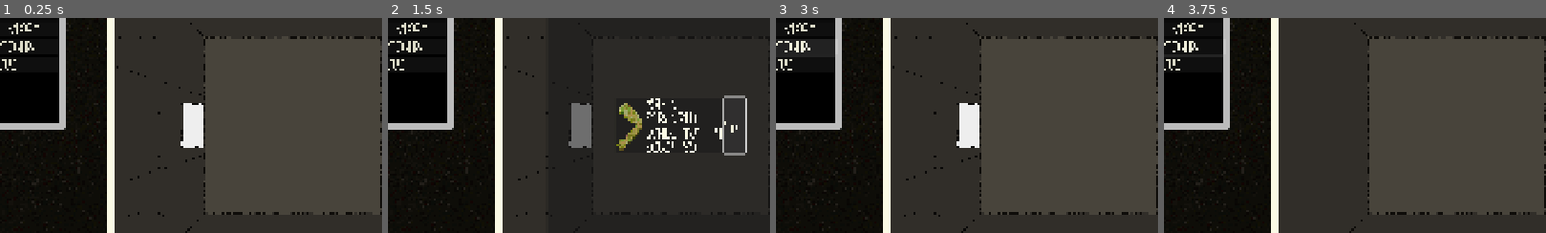
Above: before the commit, frames 1-4 (left to right).
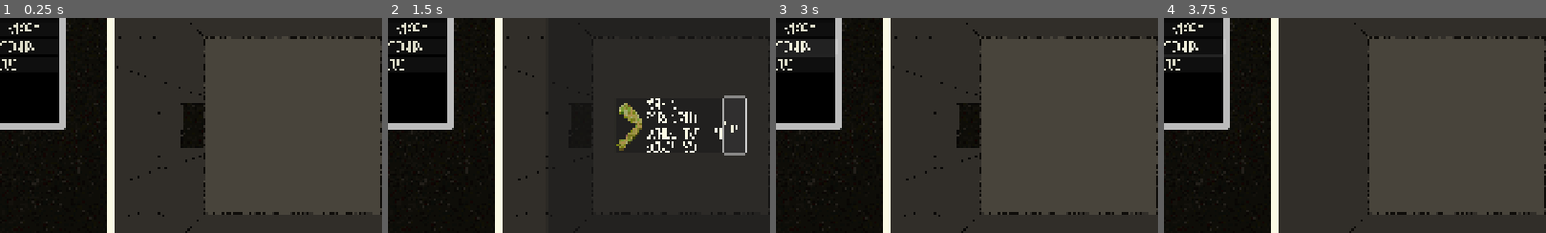
Above: after the commit, the same moments.

Repository: sym-z/arm-to-the-teeth
Game: Godot game, scene res://scenes/testing_level/testing_level.tscn
Two runs of this game, one before a commit and one after it. Both use one fixed random seed, a clock stepped at 60 frames per second and the inputs below. The project has no main scene, so this scene is started directly.
Inputs (mouse positions are % of the whole screen's width and height, from its top left):
- Up to frame 1 (0.25 s): no input
- Up to frame 2 (1.5 s): click "INVENTORY" at 0.5 s; click "EAT" at 1.25 s
- Up to frame 3 (3 s): click "BACK" at 2 s; click "OPTIONS" at 2.75 s
- Up to frame 4 (3.75 s): move the mouse to (72, 45) at 3.52 s; hold D (turn_right) from 3.53 s (still down); click (72, 45) at 3.67 s
The pictures show only the part of the screen within x 12-62%, y 25-75%; the shares and areas given below are measured in that part.

The runs differ from the first frame. In frame 1, 1.1% of the frame differs, in the area x 47-54%, y 39-61%; in frame 2, 1.1%; in frame 3, 1.1%; in frame 4, nothing differs.

Commit message:
New vision bounds texture

Diff:
--- a/src/prefabs/dungeon_viewport/dungeon_viewport.tscn
+++ b/src/prefabs/dungeon_viewport/dungeon_viewport.tscn
@@ -1,7 +1,7 @@
-[gd_scene load_steps=120 format=3 uid="uid://b5lskvgjumjn"]
+[gd_scene load_steps=105 format=3 uid="uid://b5lskvgjumjn"]
 
 [ext_resource type="Script" uid="uid://cdjdv4vrvn21b" path="res://prefabs/dungeon_viewport/dungeon_viewport.gd" id="1_x06gq"]
-[ext_resource type="Texture2D" uid="uid://bickcrqvr3ky1" path="res://assets/visual/prototype_renderer/vision_bounds.png" id="2_i3d71"]
+[ext_resource type="Texture2D" uid="uid://coqqdjdjcdjqg" path="res://assets/visual/ui/prototype_texture_0.png" id="2_catg2"]
 [ext_resource type="Texture2D" uid="uid://d487iunn4nvv" path="res://assets/visual/prototype_renderer/v2/d2_farthest_side_v2.png" id="3_n4cni"]
 [ext_resource type="Texture2D" uid="uid://bepx25oftce6g" path="res://assets/visual/prototype_renderer/v2/d2_farther_center_v2.png" id="4_b4v8s"]
 [ext_resource type="PackedScene" uid="uid://m0ggohtumqml" path="res://prefabs/contents/contents_d2/contents_d2.tscn" id="5_2qty0"]
@@ -18,120 +18,15 @@
 [ext_resource type="Texture2D" uid="uid://btppxc3esug67" path="res://assets/visual/prototype_renderer/v2/d0_side_v3.png" id="22_nhoon"]
 [ext_resource type="Texture2D" uid="uid://bkokwhx6r1h1i" path="res://assets/visual/prototype_renderer/v2/d0_center_v3.png" id="23_6b30m"]
 
-[sub_resource type="AtlasTexture" id="AtlasTexture_74po6"]
-atlas = ExtResource("2_i3d71")
-region = Rect2(0, 0, 896, 896)
-
-[sub_resource type="AtlasTexture" id="AtlasTexture_nppqe"]
-atlas = ExtResource("2_i3d71")
-region = Rect2(896, 0, 896, 896)
-
-[sub_resource type="AtlasTexture" id="AtlasTexture_hys4q"]
-atlas = ExtResource("2_i3d71")
-region = Rect2(1792, 0, 896, 896)
-
-[sub_resource type="AtlasTexture" id="AtlasTexture_fpch3"]
-atlas = ExtResource("2_i3d71")
-region = Rect2(2688, 0, 896, 896)
-
-[sub_resource type="AtlasTexture" id="AtlasTexture_rpaqm"]
-atlas = ExtResource("2_i3d71")
-region = Rect2(3584, 0, 896, 896)
-
-[sub_resource type="AtlasTexture" id="AtlasTexture_n3qpy"]
-atlas = ExtResource("2_i3d71")
-region = Rect2(4480, 0, 896, 896)
-
-[sub_resource type="AtlasTexture" id="AtlasTexture_dyxka"]
-atlas = ExtResource("2_i3d71")
-region = Rect2(5376, 0, 896, 896)
-
-[sub_resource type="AtlasTexture" id="AtlasTexture_n2srb"]
-atlas = ExtResource("2_i3d71")
-region = Rect2(6272, 0, 896, 896)
-
-[sub_resource type="AtlasTexture" id="AtlasTexture_5csd1"]
-atlas = ExtResource("2_i3d71")
-region = Rect2(7168, 0, 896, 896)
-
-[sub_resource type="AtlasTexture" id="AtlasTexture_05jkk"]
-atlas = ExtResource("2_i3d71")
-region = Rect2(8064, 0, 896, 896)
-
-[sub_resource type="AtlasTexture" id="AtlasTexture_3gdbf"]
-atlas = ExtResource("2_i3d71")
-region = Rect2(8960, 0, 896, 896)
-
-[sub_resource type="AtlasTexture" id="AtlasTexture_yjh2r"]
-atlas = ExtResource("2_i3d71")
-region = Rect2(9856, 0, 896, 896)
-
-[sub_resource type="AtlasTexture" id="AtlasTexture_1u8wi"]
-atlas = ExtResource("2_i3d71")
-region = Rect2(10752, 0, 896, 896)
-
-[sub_resource type="AtlasTexture" id="AtlasTexture_xpev0"]
-atlas = ExtResource("2_i3d71")
-region = Rect2(11648, 0, 896, 896)
-
-[sub_resource type="AtlasTexture" id="AtlasTexture_q0po0"]
-atlas = ExtResource("2_i3d71")
-region = Rect2(12544, 0, 896, 896)
-
-[sub_resource type="AtlasTexture" id="AtlasTexture_qabjy"]
-atlas = ExtResource("2_i3d71")
-region = Rect2(13440, 0, 896, 896)
+[sub_resource type="AtlasTexture" id="AtlasTexture_2bd64"]
+atlas = ExtResource("2_catg2")
+region = Rect2(0, 0, 480, 270)
 
 [sub_resource type="SpriteFrames" id="SpriteFrames_wqhcc"]
 animations = [{
 "frames": [{
 "duration": 1.0,
-"texture": SubResource("AtlasTexture_74po6")
-}, {
-"duration": 1.0,
-"texture": SubResource("AtlasTexture_nppqe")
-}, {
-"duration": 1.0,
-"texture": SubResource("AtlasTexture_hys4q")
-}, {
-"duration": 1.0,
-"texture": SubResource("AtlasTexture_fpch3")
-}, {
-"duration": 1.0,
-"texture": SubResource("AtlasTexture_rpaqm")
-}, {
-"duration": 1.0,
-"texture": SubResource("AtlasTexture_n3qpy")
-}, {
-"duration": 1.0,
-"texture": SubResource("AtlasTexture_dyxka")
-}, {
-"duration": 1.0,
-"texture": SubResource("AtlasTexture_n2srb")
-}, {
-"duration": 1.0,
-"texture": SubResource("AtlasTexture_5csd1")
-}, {
-"duration": 1.0,
-"texture": SubResource("AtlasTexture_05jkk")
-}, {
-"duration": 1.0,
-"texture": SubResource("AtlasTexture_3gdbf")
-}, {
-"duration": 1.0,
-"texture": SubResource("AtlasTexture_yjh2r")
-}, {
-"duration": 1.0,
-"texture": SubResource("AtlasTexture_1u8wi")
-}, {
-"duration": 1.0,
-"texture": SubResource("AtlasTexture_xpev0")
-}, {
-"duration": 1.0,
-"texture": SubResource("AtlasTexture_q0po0")
-}, {
-"duration": 1.0,
-"texture": SubResource("AtlasTexture_qabjy")
+"texture": SubResource("AtlasTexture_2bd64")
 }],
 "loop": true,
 "name": &"default",
@@ -800,8 +695,8 @@
 
 [node name="Vision Bounds" type="AnimatedSprite2D" parent="."]
 position = Vector2(960, 540)
+scale = Vector2(4, 4)
 sprite_frames = SubResource("SpriteFrames_wqhcc")
-autoplay = "default"
 
 [node name="Distance 2" type="Node2D" parent="."]
 z_index = 1
Not shown, changed: docs/TODO.md
